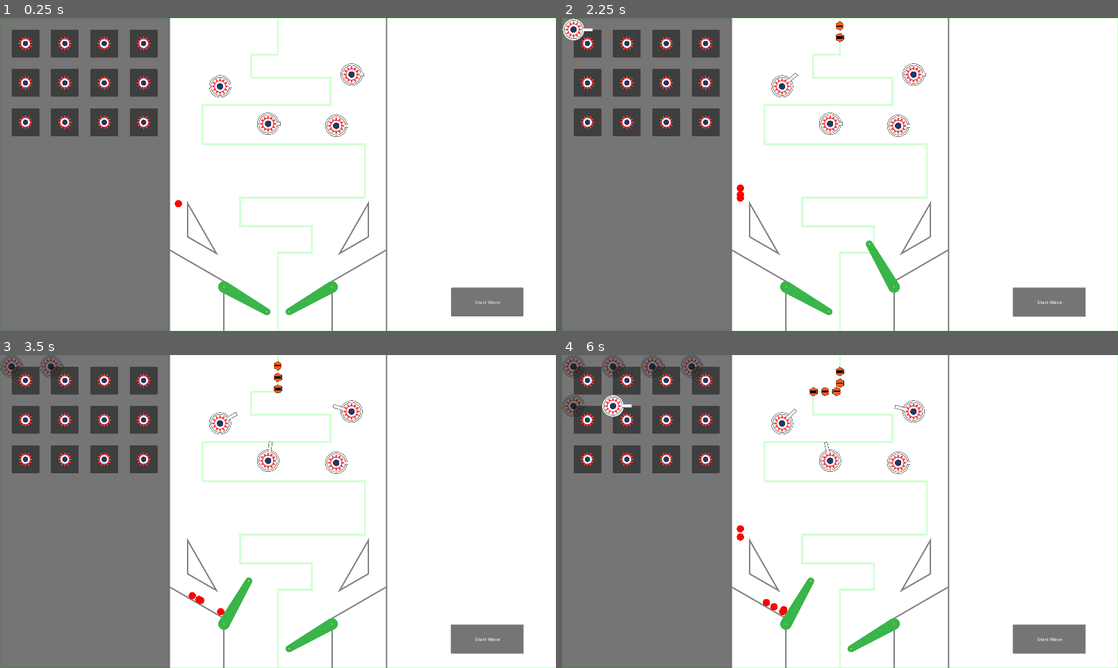
Above: before the commit, frames 1-4 (two rows, left to right).
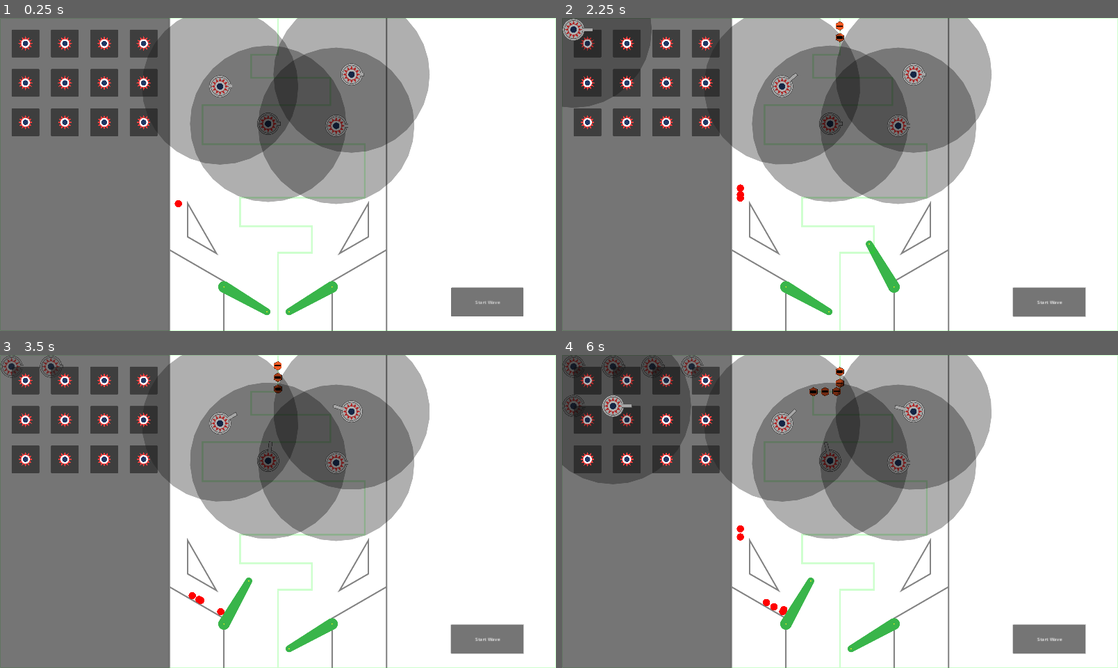
Above: after the commit, the same moments.

Repository: cxhuy/ptd
Game: Godot game, scene res://scenes/game.tscn
The game is run twice, just before and just after one commit, with the same random seed, the same clock (stepped at 60 frames per second) and the same inputs.
Inputs (mouse positions are in pixels of both pictures, inside the frame that each line leads up to):
- Up to frame 1 (0.25 s): no input
- Up to frame 2 (2.25 s): click "Start Wave" at 0.5 s; click "Start Wave" at 1.25 s; tap Enter at 2 s; move the mouse to (589, 43) at 2.02 s; hold / (rightFlip) from 2.03 s (still down); hold Space (addBall) from 2.03 s (still down); click (589, 43) at 2.17 s
- Up to frame 3 (3.5 s): move the mouse to (66, 380) at 2.77 s; release / (rightFlip) at 2.78 s; release Space (addBall) at 2.78 s; hold Z (leftFlip) from 2.78 s (still down); tap Space (addBall) at 2.85 s; click (66, 380) at 2.92 s
- Up to frame 4 (6 s): move the mouse to (667, 380) at 3.52 s; release Z (leftFlip) at 3.53 s; hold Space (addBall) 3.53-4.28 s; hold / (rightFlip) 3.53-5.03 s; click (667, 380) at 3.67 s; move the mouse to (706, 380) at 4.27 s; tap Space (addBall) at 4.35, 5.85 s; click (706, 380) at 4.42 s; move the mouse to (589, 420) at 5.02 s; hold Space (addBall) 5.03-5.78 s; hold Z (leftFlip) from 5.03 s (still down); click (589, 420) at 5.17 s; move the mouse to (628, 420) at 5.77 s; click (628, 420) at 5.92 s

The runs differ from the first frame. In frame 1, 25% of the frame differs, in the area x 25-78%, y 0-60%; in frame 2, 27%; in frame 3, 25%; in frame 4, 30%, in the area x 0-78%, y 0-60%.

Commit message:
feat: show tower range when adding tower

Diff:
--- a/scenes/tower/tower.tscn
+++ b/scenes/tower/tower.tscn
@@ -32,6 +32,13 @@
 "name": &"default",
 "speed": 5.0
 }]
+
+[sub_resource type="StyleBoxFlat" id="StyleBoxFlat_ocgsi"]
+bg_color = Color(0, 0, 0, 1)
+corner_radius_top_left = 180
+corner_radius_top_right = 180
+corner_radius_bottom_right = 180
+corner_radius_bottom_left = 180
 
 [node name="Tower" type="Node2D"]
 scale = Vector2(1.5, 1.5)
@@ -74,4 +81,12 @@
 scale = Vector2(0.2, 0.2)
 sprite_frames = SubResource("SpriteFrames_bngoj")
 
+[node name="AttackRangeVisual" type="Panel" parent="."]
+modulate = Color(1, 1, 1, 0.313726)
+offset_left = -180.0
+offset_top = -180.0
+offset_right = 180.0
+offset_bottom = 180.0
+theme_override_styles/panel = SubResource("StyleBoxFlat_ocgsi")
+
 [connection signal="body_entered" from="Base" to="Base" method="_on_body_entered"]
--- a/scripts/towerAdd.gd
+++ b/scripts/towerAdd.gd
@@ -18,3 +18,4 @@
 		get_child(1).queue_free()
 		get_tree().get_root().get_node("Game").add_child(towerInstance)
 		towerInstance.set_global_position(dropPos)
+		towerInstance.get_node("AttackRangeVisual").hide()
Not shown: 1 places in scenes/tower/tower.tscn that only renumber resources
